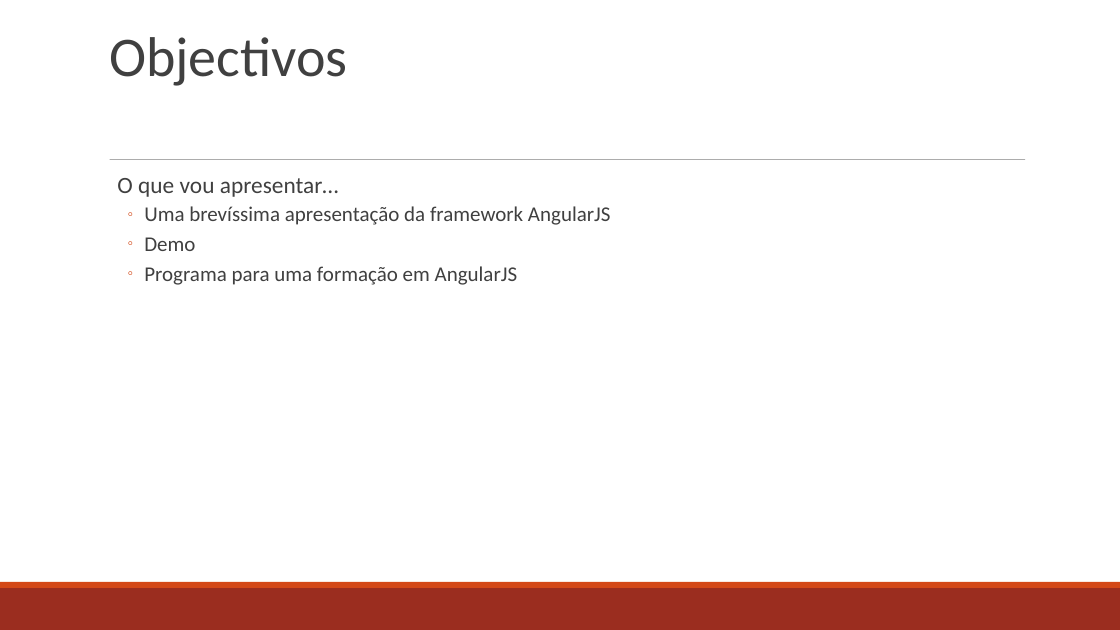
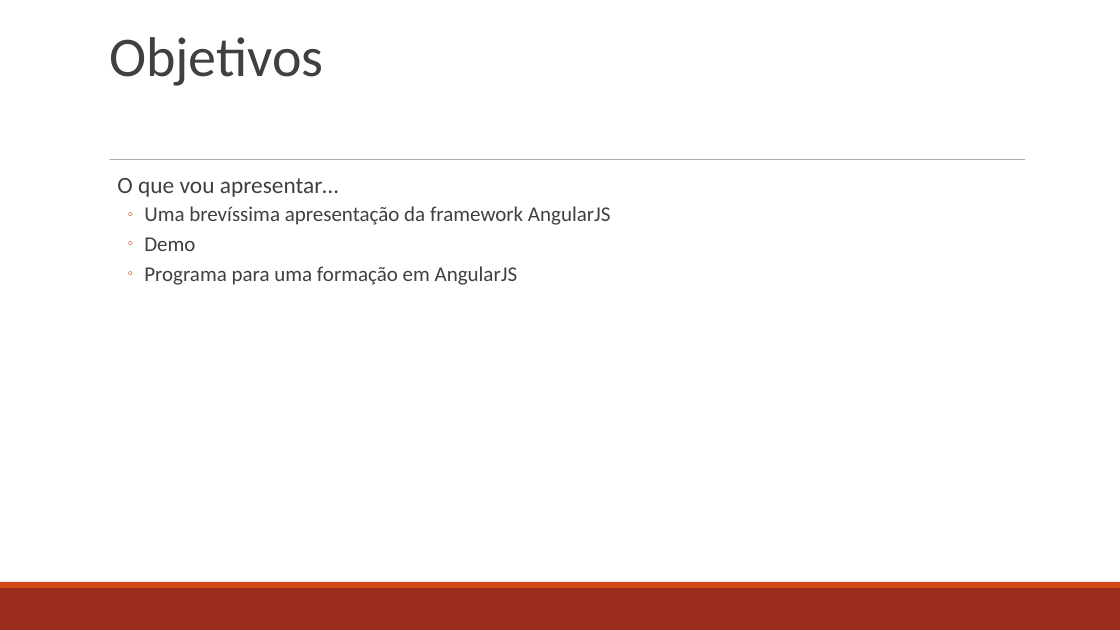
Before and after one commit to jvverde/demo-angular, a slide deck: slide 3 of docs/AngularJS.odp. Drawn at 1120x630 pixels with LibreOffice and Linux fonts; fonts in the diff are those of the drawing. Boxes give left, top, right and bottom in pixels: in the first picture for what was removed or moved away, otherwise in the second. Text is boxed around its words. In the diff, an @@ line names an element or a change of style, - is before the commit and + after.

```diff
--- a/docs/AngularJS.odp
+++ b/docs/AngularJS.odp
@@ title at box(109, 37, 324, 86): text changed @@
-Objectivos
+Objetivos
```
Also in this commit, not shown: 4 other slides changed, 6 slides added, 1 other file.
